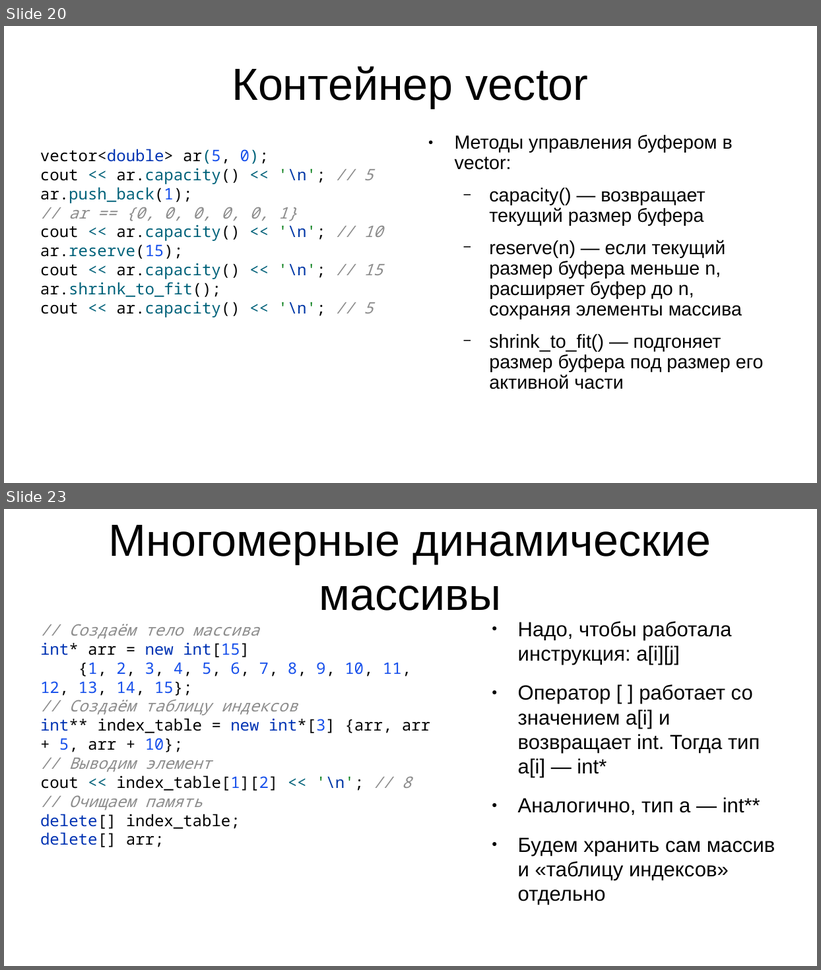
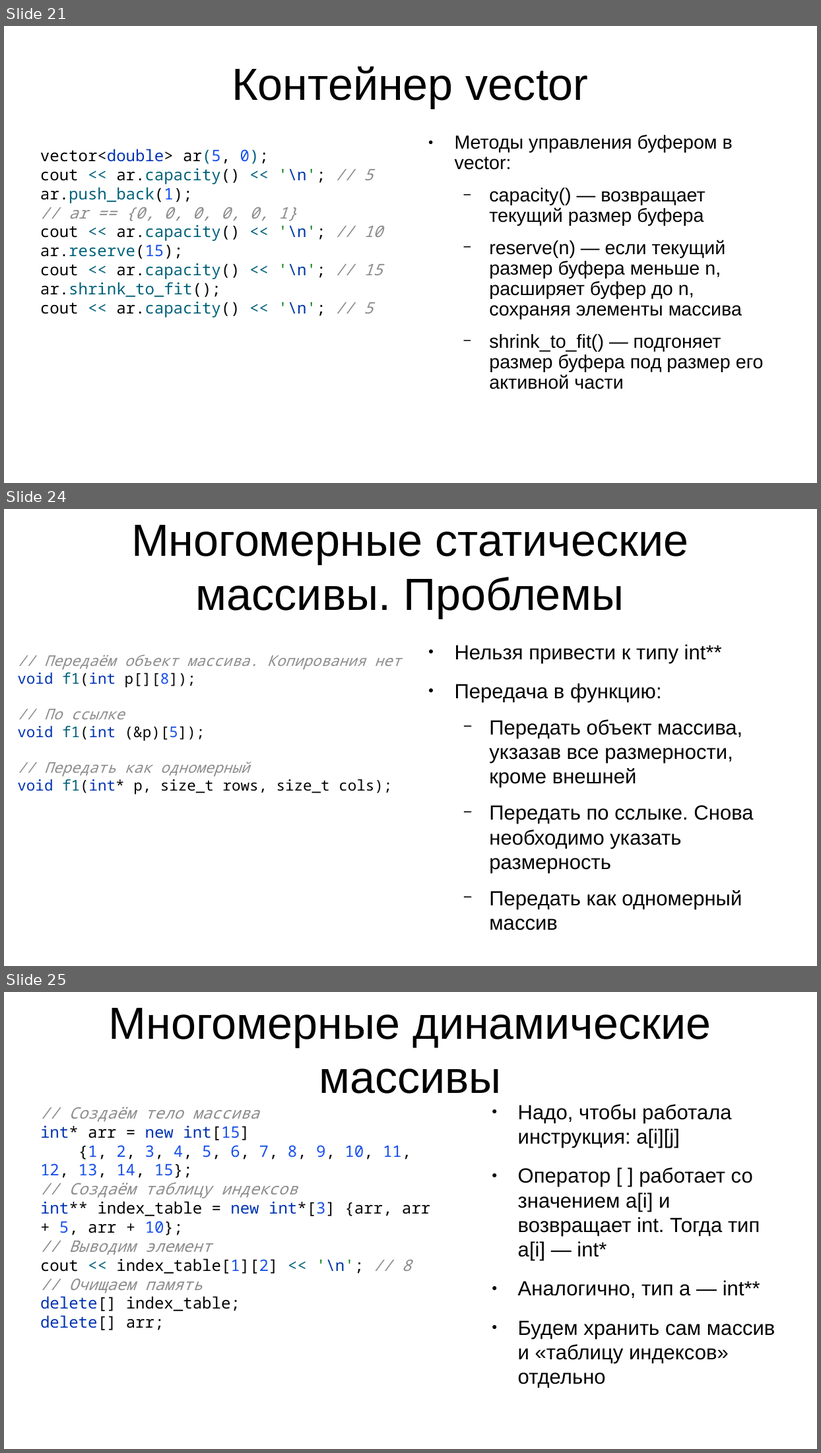
Before and after one commit to IvanStriker/Cpp_Coworking, a slide deck: 1-st meeting/Memory management in C++.pptx. Shown one above the other, each under a label of ours: slides 20 and 23 before the commit, slides 21, 24 and 25 after it; the slides between them are not shown. The pictures are 821x970 and 821x1453 pixels, drawn with LibreOffice and Linux fonts; fonts in the diff are those of the drawing. Boxes give left, top, right and bottom in pixels: in the first picture for what was removed or moved away, otherwise in the second. Text is boxed around its words. In the diff, an @@ line names an element or a change of style, - is before the commit and + after.

```diff
--- a/1-st meeting/Memory management in C++.pptx
+++ b/1-st meeting/Memory management in C++.pptx
@@ slide 24 added at (4, 509, 817, 966), background #FFFFFF @@
@@ title added at (131, 525, 688, 619), 44 pt, text #000000 @@
+Многомерные статические массивы. Проблемы
@@ text added at (455, 644, 753, 931), 20 pt, text #000000 @@
+● Нельзя привести к типу int**
+● Передача в функцию:
+  − Передать объект массива, укзазав все размерности, кроме внешней
+  − Передать по сслыке. Снова необходимо указать размерность
+  − Передать как одномерный массив
@@ text added at (17, 655, 401, 795), 14.5 pt, text #8C8C8C @@
+// Передаём объект массива. Копирования нет
+void f1(int p[][8]);
+// По ссылке
+void f1(int (&p)[5]);
+// Передать как одномерный
+void f1(int* p, size_t rows, size_t cols);
@@ what was slide 20 is now slide 21 @@
@@ what was slide 23 is now slide 25 @@
```
Also in this commit, not shown: 5 slides changed, 1 other slide added, 14 other files.
